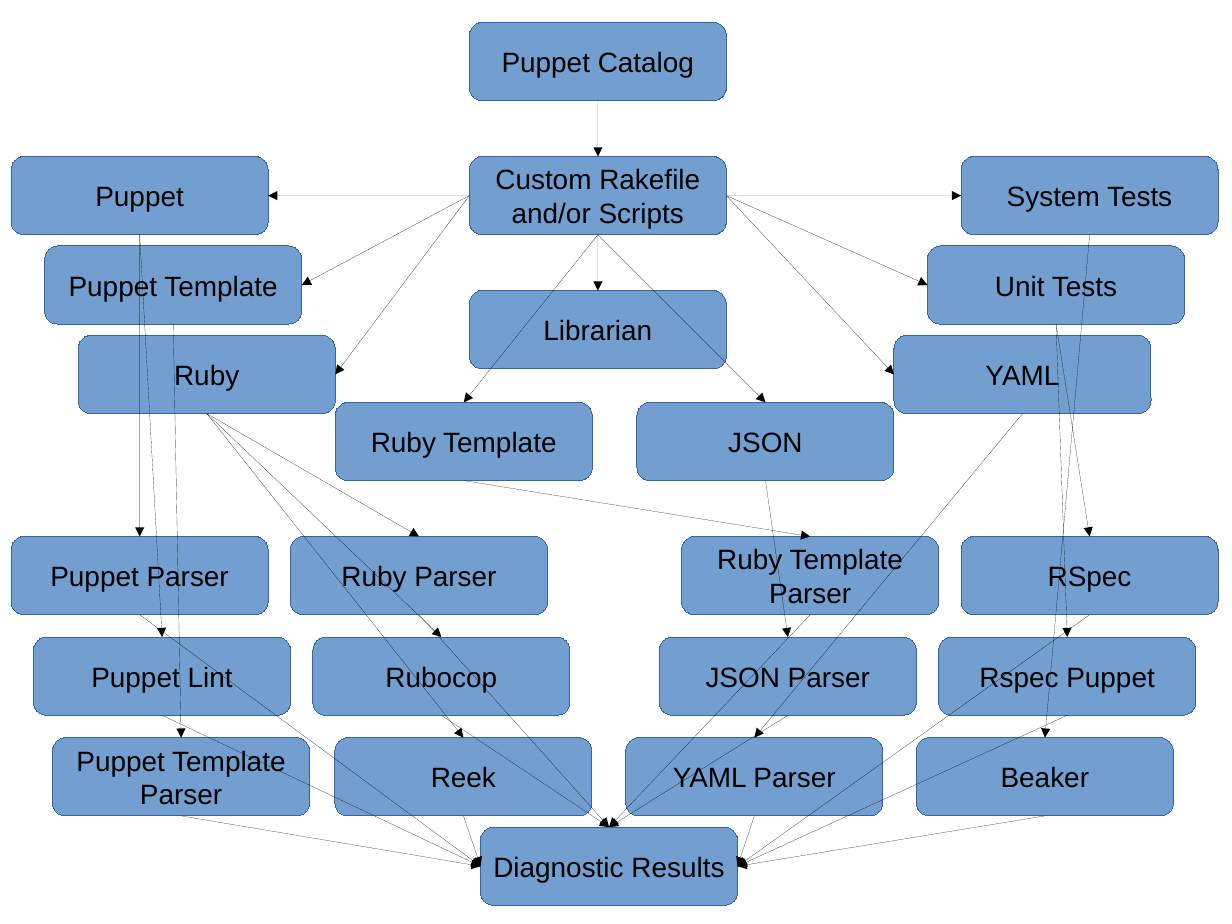
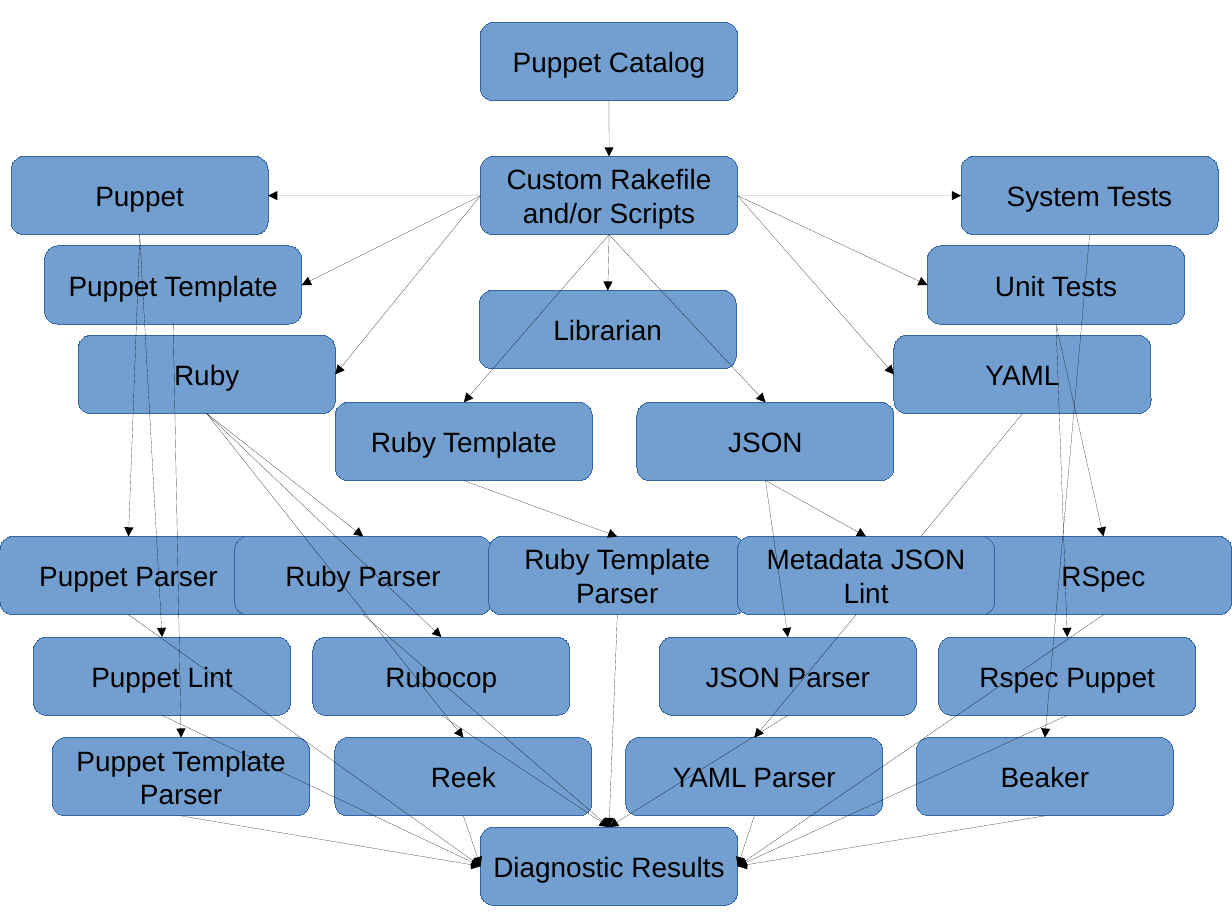
Before and after one commit to mschuchard/puppet-check, a slide deck: slide 1 of images/puppetcheck_old.odp. Drawn at 1232x924 pixels with LibreOffice and Linux fonts; fonts in the diff are those of the drawing. Boxes give left, top, right and bottom in pixels: in the first picture for what was removed or moved away, otherwise in the second. Text is boxed around its words. In the diff, an @@ line names an element or a change of style, - is before the commit and + after.

```diff
--- a/images/puppetcheck_old.odp
+++ b/images/puppetcheck_old.odp
@@ arrow moved from (470, 196) - (268, 196) to (481, 196) - (268, 196) @@
@@ arrow moved from (470, 196) - (302, 285) to (481, 196) - (302, 285) @@
@@ arrow moved from (470, 196) - (335, 375) to (481, 196) - (335, 375) @@
@@ arrow moved from (727, 196) - (894, 375) to (738, 196) - (894, 375) @@
@@ arrow moved from (727, 196) - (928, 285) to (738, 196) - (928, 285) @@
@@ arrow moved from (727, 196) - (961, 196) to (738, 196) - (961, 196) @@
@@ arrow moved from (140, 235) - (140, 537) to (140, 235) - (129, 537) @@
@@ arrow moved from (598, 235) - (464, 402) to (609, 235) - (464, 402) @@
@@ 3 rounded rectangles, 2 arrows: place and size @@
-3 rounded rectangles, 2 arrows at <box>470,22,727,369</box>
+3 rounded rectangles, 2 arrows at <box>480,22,738,369</box>
@@ arrow moved from (598, 235) - (766, 402) to (609, 235) - (766, 402) @@
@@ arrow moved from (1056, 324) - (1090, 537) to (1056, 324) - (1103, 537) @@
@@ arrow moved from (207, 414) - (419, 537) to (207, 414) - (363, 537) @@
@@ arrow moved from (464, 481) - (811, 537) to (464, 481) - (617, 537) @@
@@ arrow added from (766, 481) to (866, 537), #000000 0 pt @@
@@ rounded rectangle "Puppet Parser": place and size @@
-rounded rectangle "Puppet Parser" at <box>11,537,268,615</box>
+rounded rectangle "Puppet Parser" at <box>0,537,257,615</box>
@@ rounded rectangle "Ruby Parser": place and size @@
-rounded rectangle "Ruby Parser" at <box>291,537,548,615</box>
+rounded rectangle "Ruby Parser" at <box>235,537,492,615</box>
@@ rounded rectangle "Ruby Template": place and size @@
-rounded rectangle "Ruby Template" at <box>682,537,939,615</box>
+rounded rectangle "Ruby Template" at <box>489,537,746,615</box>
@@ rounded rectangle added at <box>738,537,995,615</box>, fill #729FCF, outline #3465A4 0 pt, 18 pt, text #000000 @@
+Metadata JSON
+Lint
@@ rounded rectangle "RSpec": place and size @@
-rounded rectangle "RSpec" at <box>961,537,1219,615</box>
+rounded rectangle "RSpec" at <box>975,537,1232,615</box>
@@ arrow moved from (140, 615) - (481, 866) to (129, 615) - (481, 866) @@
@@ arrow moved from (419, 615) - (609, 827) to (363, 615) - (609, 827) @@
@@ arrow moved from (811, 615) - (609, 827) to (617, 615) - (609, 827) @@
@@ arrow moved from (1090, 615) - (738, 866) to (1103, 615) - (738, 866) @@
```
Also in this commit, not shown: 15 other files.
